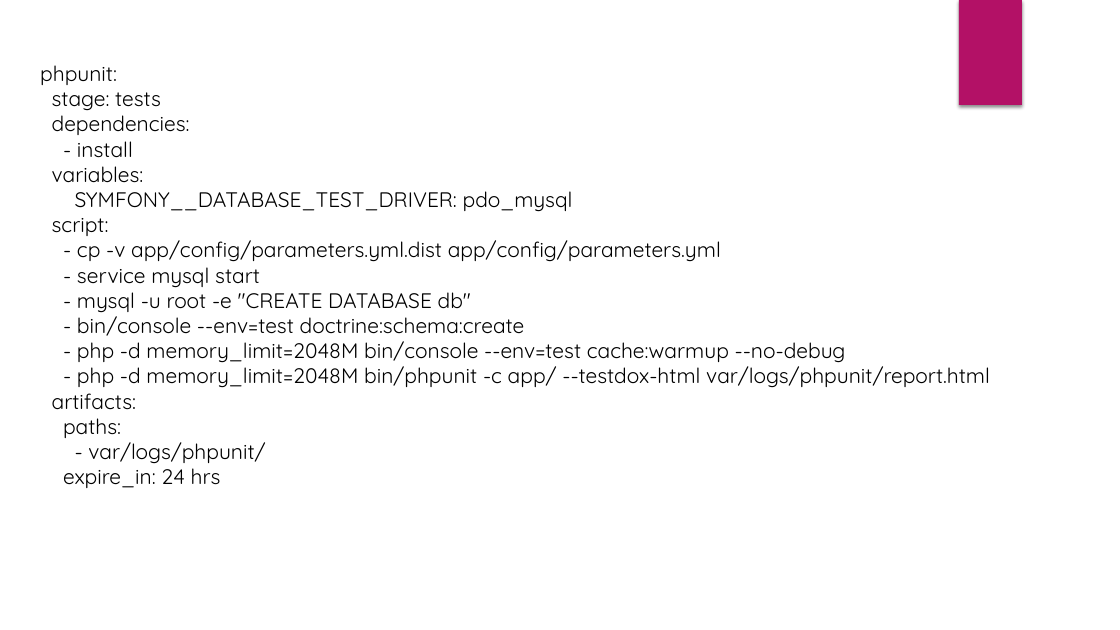
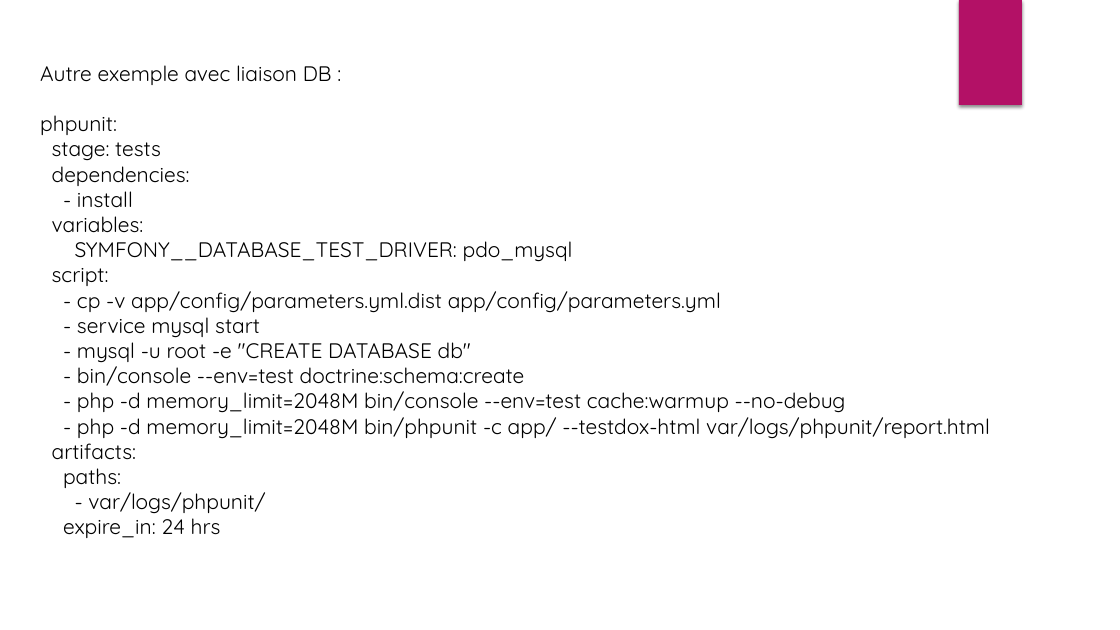
Before and after one commit to JimJLE/Symfony-unitary-and-functional-tests, a slide deck: slide 47 of Tests unitaires et fonctionnels.pptx (slide 45 before the commit). Drawn at 1120x630 pixels with LibreOffice and Linux fonts; fonts in the diff are those of the drawing. Boxes give left, top, right and bottom in pixels: in the first picture for what was removed or moved away, otherwise in the second. Text is boxed around its words. In the diff, an @@ line names an element or a change of style, - is before the commit and + after.

```diff
--- a/Tests unitaires et fonctionnels.pptx
+++ b/Tests unitaires et fonctionnels.pptx
@@ text at [40, 65, 332, 85]: paragraph added @@
+Autre exemple avec liaison DB :
```
Also in this commit, not shown: 1 other slide changed, 2 slides added.
